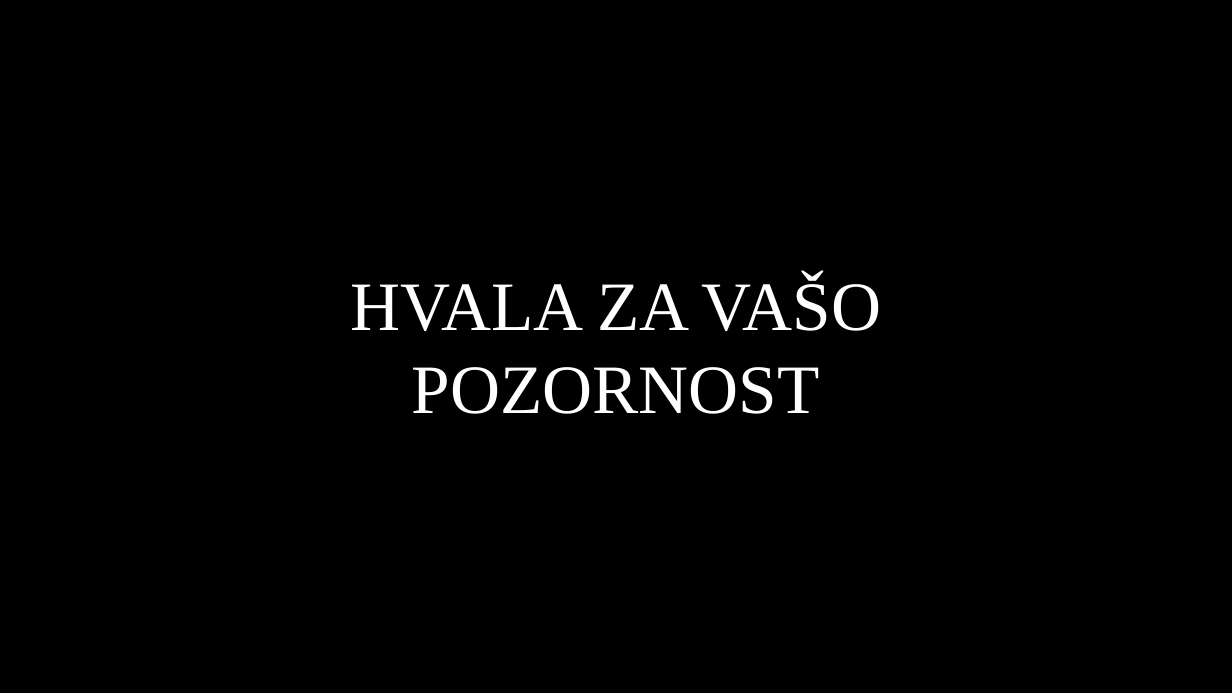
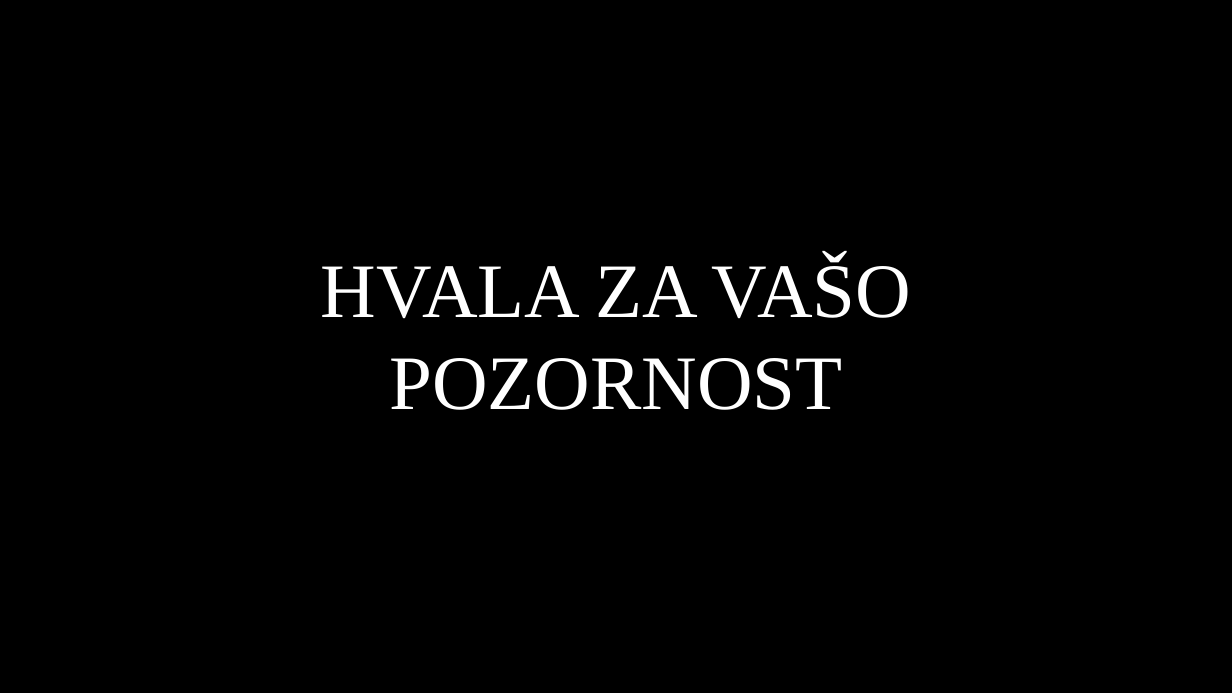
Before and after one commit to NCekuta/Prezivetje_v_vesolju, a slide deck: slide 23 of PowerPoint/Prezivetje v vesolju.pptx (slide 28 before the commit). Drawn at 1232x693 pixels with LibreOffice and Linux fonts; fonts in the diff are those of the drawing; background and template pictures are left out. Boxes give left, top, right and bottom in pixels: in the first picture for what was removed or moved away, otherwise in the second. Text is boxed around its words. In the diff, an @@ line names an element or a change of style, - is before the commit and + after.

```diff
--- a/PowerPoint/Prezivetje v vesolju.pptx
+++ b/PowerPoint/Prezivetje v vesolju.pptx
@@ title "HVALA ZA VAŠO POZORNOST": place and size @@
-title "HVALA ZA VAŠO POZORNOST" at [350,276,882,414]
+title "HVALA ZA VAŠO POZORNOST" at [321,257,911,410]
@@ title "HVALA ZA VAŠO POZORNOST" at [321,257,911,410]: size 54 to 60 pt @@
```
Also in this commit, not shown: 2 other slides changed, 5 slides removed.
